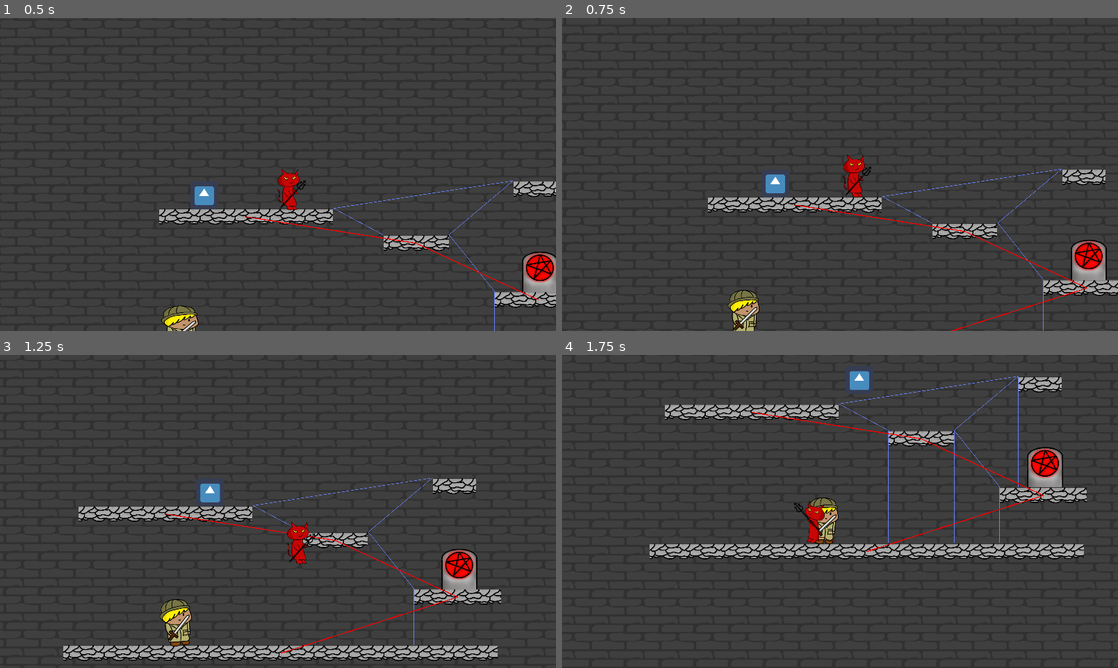
Above: before the commit, frames 1-4 (two rows, left to right).
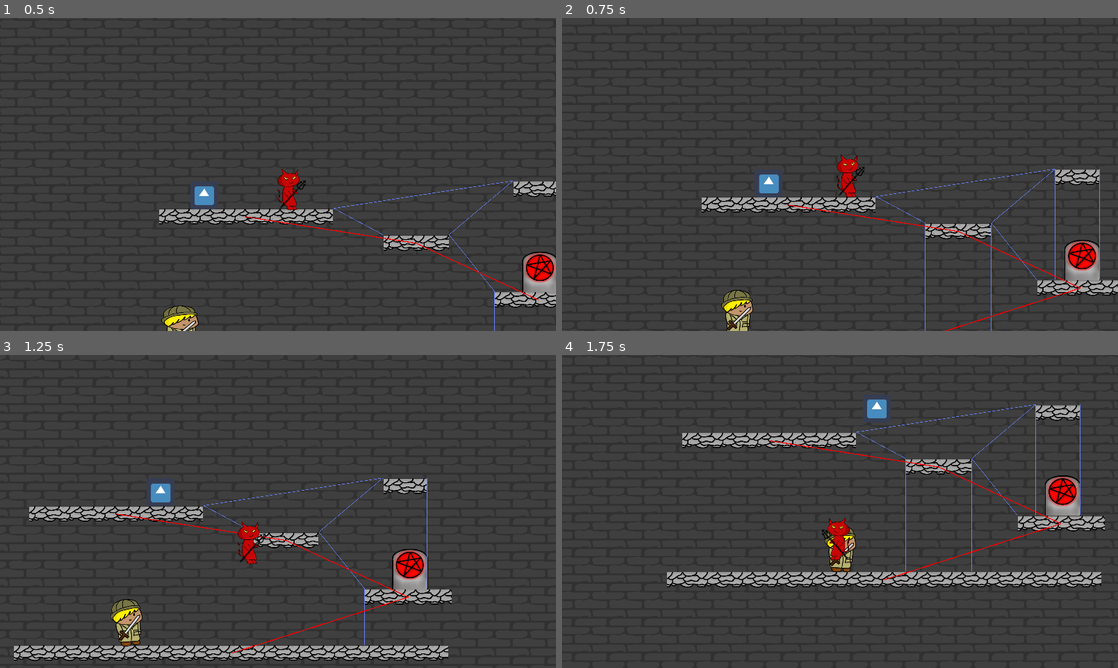
Above: after the commit, the same moments.

Repository: CiaranWoodward/LD48
Game: Godot game, scene res://Levels/TestLevel.tscn
The game is run twice, just before and just after one commit, with the same random seed, the same clock (stepped at 60 frames per second) and the same inputs. The engine's default icon, where the game draws it, is replaced by a stand-in: a white triangle on a blue panel in a dark square.
Inputs (mouse positions are in pixels of both pictures, inside the frame that each line leads up to):
- Up to frame 1 (0.5 s): no input
- Up to frame 2 (0.75 s): move the mouse to (962, 158) at 0.52 s; press the mouse at (962, 158) at 0.53 s; hold D (player_right) from 0.53 s (still down)
- Up to frame 3 (1.25 s): keep holding D (player_right); tap W (player_jump) at 0.77 s
- Up to frame 4 (1.75 s): move the mouse to (728, 527) at 1.27 s; release D (player_right) at 1.28 s; release the mouse at (728, 527) at 1.28 s; hold Left (player_left) from 1.28 s (still down); right-click (728, 527) at 1.35 s; tap W (player_jump) at 1.52 s

Frame 1 is identical in both runs. In frame 2, 4.7% of the frame differs, in the area x 25-100%, y 43-100%; in frame 3, 11%; in frame 4, 16%, in the area x 15-98%, y 3-75%.

Commit message:
add camera lookahead

Diff:
--- a/Demon/Demon.gd
+++ b/Demon/Demon.gd
@@ -27,6 +27,7 @@
 
 # tween vars
 var speed_proportion = 0
+var _max_speed_proportion
 
 enum state {IDLE, FALLING, WALKING, ATTACK, GRAPPLE}
 
@@ -38,6 +39,12 @@
 func _ready():
 	$AnimationTree.active = true
 	stateMachine.start("Idle")
+
+func GetXcomponent() -> float:
+	if IsGrappling():
+		return myHand.global_position.direction_to(_grapplePoint).x
+	else:
+		return _direction
 
 # Button press actions
 func _input(event: InputEvent) -> void:
--- a/LevelElements/MainCamera.gd
+++ b/LevelElements/MainCamera.gd
@@ -2,9 +2,16 @@
 
 export var top_left = Vector2.ZERO
 export var speed = 5
+export var lookahead_speed = 4
+export var ahead_distance = 150
 
 var follow_target = null
 var target_position = Vector2.ZERO
+
+var _prev_lookahead_direction = 0.0
+var _max_lookahead_component_this_direction = 0.0
+var _max_lookahead_x_this_dir = 0.0
+var _prev_lookahead_vec = Vector2.ZERO
 
 # Called when the node enters the scene tree for the first time.
 func _ready() -> void:
@@ -16,9 +23,34 @@
 	if global_position.y < top_left.y:
 		global_position.y = top_left.y
 
+func _update_lookahead(delta: float) -> Vector2:
+	if follow_target.has_method("GetXcomponent"):
+		var cur_dir = sign(follow_target.GetXcomponent())
+		var cur_look_cmp = follow_target.speed_proportion
+		if cur_dir == 0:
+			cur_dir = _prev_lookahead_direction
+		if cur_dir != _prev_lookahead_direction:
+			_max_lookahead_component_this_direction = cur_look_cmp
+			_max_lookahead_x_this_dir = abs(follow_target.GetXcomponent())
+		else:
+			_max_lookahead_component_this_direction = max(cur_look_cmp, _max_lookahead_component_this_direction)
+			_max_lookahead_x_this_dir = max(abs(_max_lookahead_x_this_dir), abs(follow_target.GetXcomponent()))
+			cur_look_cmp = _max_lookahead_component_this_direction
+		_prev_lookahead_direction = cur_dir
+
+		var target = Vector2(cur_dir * _max_lookahead_x_this_dir * cur_look_cmp * ahead_distance, 0)
+		var current = _prev_lookahead_vec
+		var dir = current.direction_to(target)
+		var dist = current.distance_to(target)
+		var rval = current + dir * dist * delta * lookahead_speed
+		_prev_lookahead_vec = rval
+		return rval
+	return Vector2.ZERO
+
 func _physics_process(delta: float) -> void:
 	if is_instance_valid(follow_target):
 		target_position = follow_target.global_position
+		target_position = target_position + _update_lookahead(delta)
 		if follow_target.has_method("GetCameraOffset"):
 			target_position = target_position + follow_target.GetCameraOffset()
 
